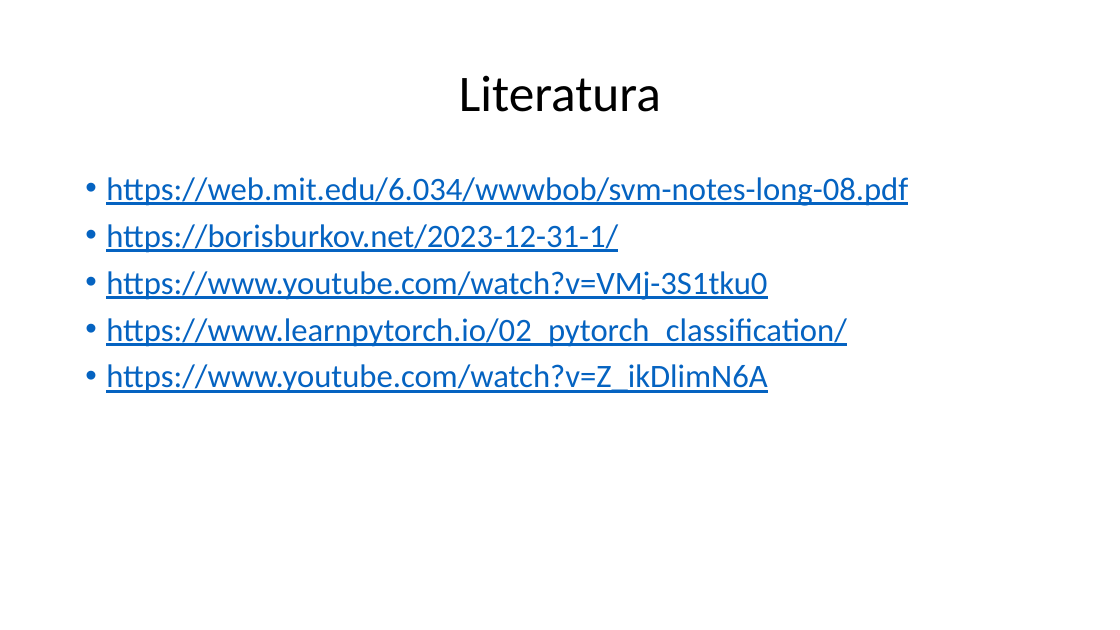
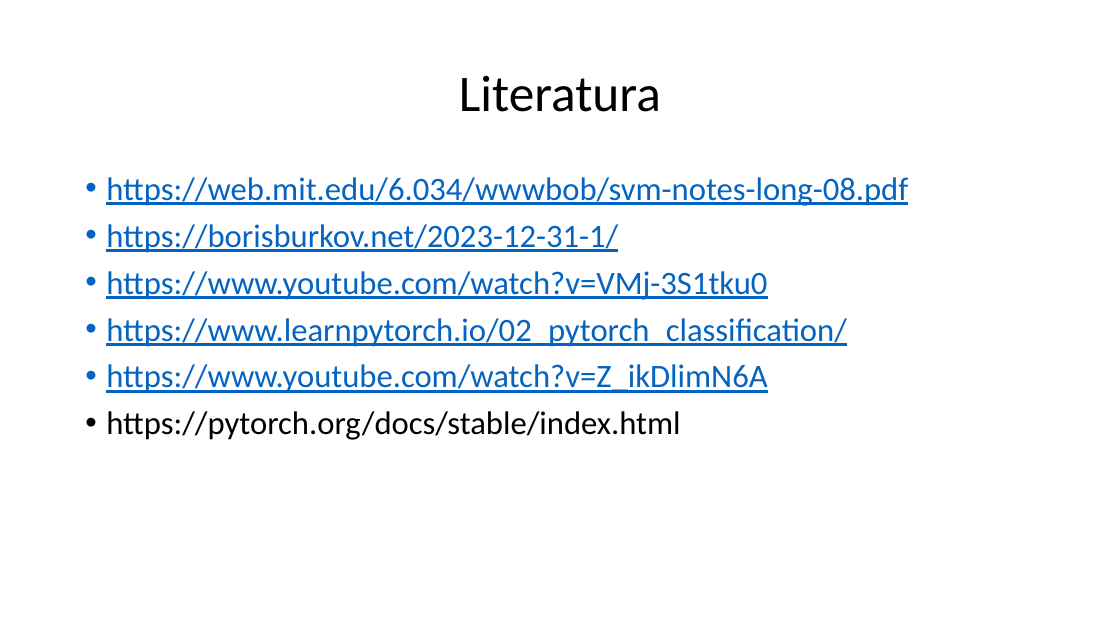
Before and after one commit to Pejanovic/ORI, a slide deck: slide 37 of Prezentacija.pptx. Drawn at 1120x630 pixels with LibreOffice and Linux fonts; fonts in the diff are those of the drawing. Boxes give left, top, right and bottom in pixels: in the first picture for what was removed or moved away, otherwise in the second. Text is boxed around its words. In the diff, an @@ line names an element or a change of style, - is before the commit and + after.

Commit message:
pptx3

```diff
--- a/Prezentacija.pptx
+++ b/Prezentacija.pptx
@@ text at (106,411,680,440): paragraph added @@
+• https://pytorch.org/docs/stable/index.html
```
